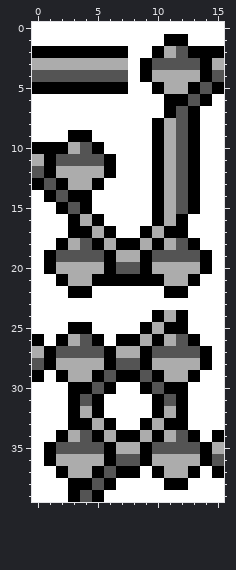
A pixel-art sprite gets an edit: gfx/naming_screen/border.png. Above: the version before the commit.
The file is 16x40 pixels.
After:
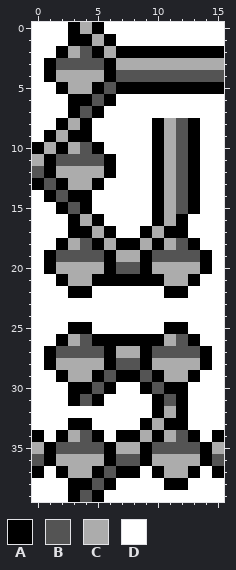
Palette (. is transparent): A #000000  B #545454  C #acacac  D #ffffff
Author's note on the commit: Name Screen Text Border
What changed:
@@ x 0..15 @@
- 0 DDDDDDDDDDDDDDDD
- 1 DDDDDDDDDDDAADDD
- 2 AAAAAAAADDACBAAA
- 3 CCCCCCCCDABBBBAC
- 4 BBBBBBBBDACCCCAB
- 5 AAAAAAAADDACCABA
- 6 DDDDDDDDDDDAABAD
- 7 DDDDDDDDDDDABADD
- 8 DDDDDDDDDDACBADD
- 9 DDDAADDDDDACBADD
-10 AAACBADDDDACBADD
+ 0 DDDACADDDDDDDDDD
+ 1 DDDAACADDDDDDDDD
+ 2 DDACBACAAAAAAAAA
+ 3 DABBBBACCCCCCCCC
+ 4 DACCCCABBBBBBBBB
+ 5 DDACCABAAAAAAAAA
+ 6 DDDAABADDDDDDDDD
+ 7 DDDABADDDDDDDDDD
+ 8 DDACADDDDDACBADD
+ 9 DACAADDDDDACBADD
+10 ACACBADDDDACBADD
 11 CABBBBADDDACBADD
@@ x 0..15 @@
 23 DDDDDDDDDDDDDDDD
-24 DDDDDDDDDDACADDD
-25 DDDAADDDDACAADDD
-26 ADACBADAACACBADD
-27 CABBBBACCABBBBAD
-28 BACCCCABBACCCCAD
-29 ADACCABAABACCADD
+24 DDDDDDDDDDDDDDDD
+25 DDDAADDDDDDAADDD
+26 DDACBAAAAAACBADD
+27 DABBBBACCABBBBAD
+28 DACCCCABBACCCCAD
+29 DDACCABAABACCADD
 30 DDDAABADDABAADDD
 31 DDDABADDDDABADDD
-32 DDDACADDDDACADDD
-33 DDDAACADDACAADDD
-34 DDACBACAACACBADA
-35 DABBBBACCABBBBAC
-36 DACCCCABBACCCCAB
-37 DDACCABAADACCADA
+32 DDDDDDDDDDACADDD
+33 DDDAADDDDACAADDD
+34 ADACBADAACACBADA
+35 CABBBBACCABBBBAC
+36 BACCCCABBACCCCAB
+37 ADACCABAADACCADA
 38 DDDAABADDDDAADDD
Where, in picture pixels (left, top, right, bottom), the same in both pictures:
changed: (32, 22, 212, 154)
changed: (32, 310, 188, 478)
